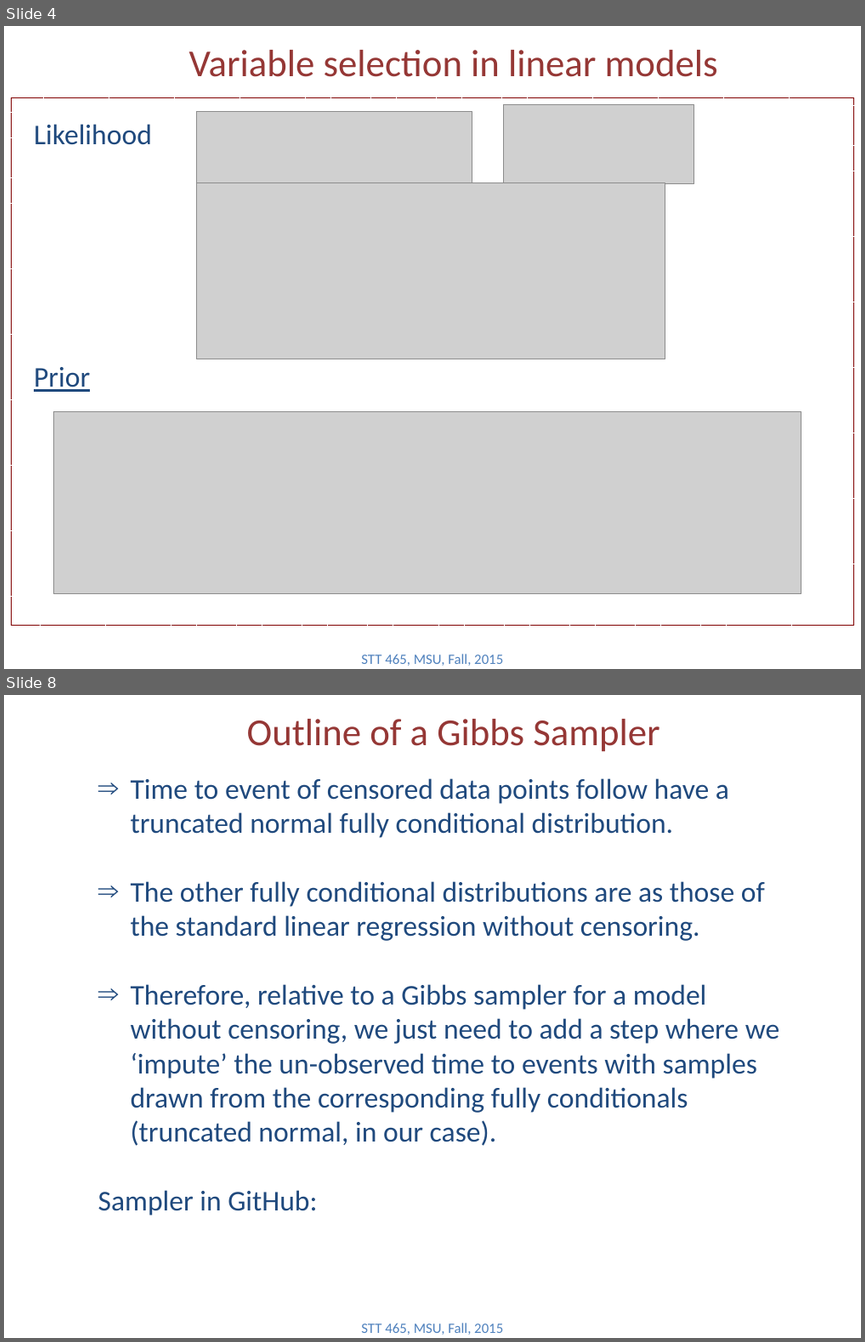
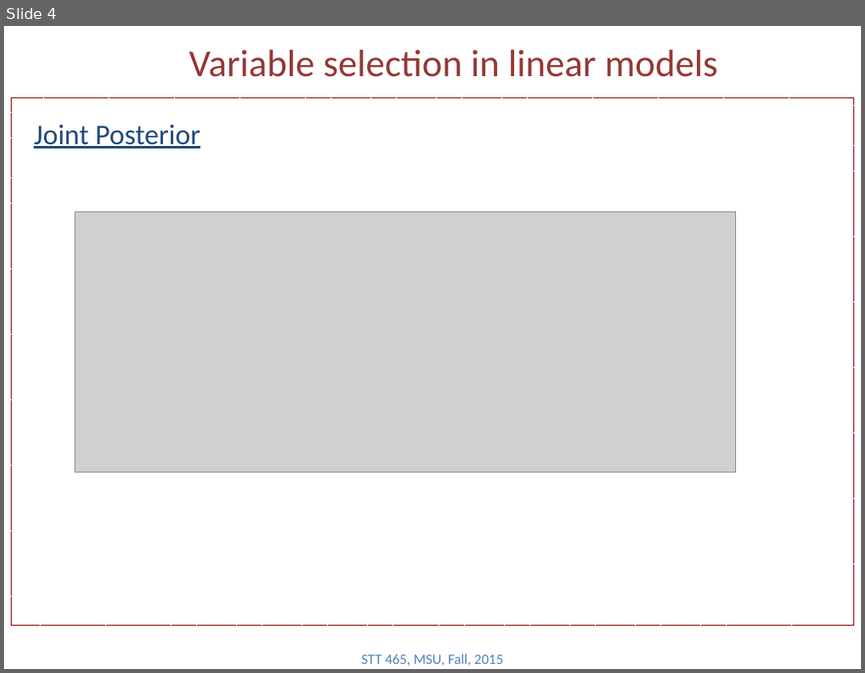
Before and after one commit to Boukos/STT465, a slide deck: STT465_15.pptx. Shown one above the other, each under a label of ours: slides 4 and 8 before the commit, slide 4 after it; the slides between them are not shown. The pictures are 865x1342 and 865x673 pixels, drawn with LibreOffice and Linux fonts; fonts in the diff are those of the drawing; grey boxes stand for pictures. Boxes give left, top, right and bottom in pixels: in the first picture for what was removed or moved away, otherwise in the second. Text is boxed around its words. In the diff, an @@ line names an element or a change of style, - is before the commit and + after.

```diff
--- a/STT465_15.pptx
+++ b/STT465_15.pptx
@@ slide 8 removed at box(4, 695, 861, 1338), background #FFFFFF @@
@@ title removed at box(247, 719, 659, 752) @@
-Outline of a Gibbs Sampler
@@ text removed at box(98, 778, 779, 1215) @@
-⇒ Time to event of censored data points follow have a truncated normal fully conditional distribution.
-⇒ The other fully conditional distributions are as those of the standard linear regression without censoring.
-⇒ Therefore, relative to a Gibbs sampler for a model without censoring, we just need to add a step where we ‘impute’ the un-observed time to events with samples drawn from the corresponding fully conditionals (truncated normal, in our case).
-Sampler in GitHub:
@@ text removed at box(361, 1322, 503, 1334) @@
-STT 465, MSU, Fall, 2015
@@ slide 4 changed as well @@
@@ text at box(34, 125, 200, 148): text changed @@
-Likelihood
+Joint Posterior
@@ picture removed at box(197, 112, 472, 188) @@
@@ picture removed at box(504, 105, 693, 184) @@
@@ picture: place and size @@
-picture at box(197, 182, 665, 358)
+picture at box(75, 212, 735, 472)
@@ text removed at box(34, 367, 90, 392) @@
-Prior
@@ picture removed at box(53, 412, 800, 593) @@
```
Also in this commit, not shown: 4 other slides changed, 4 slides added, 12 other slides removed, 1 other file.
